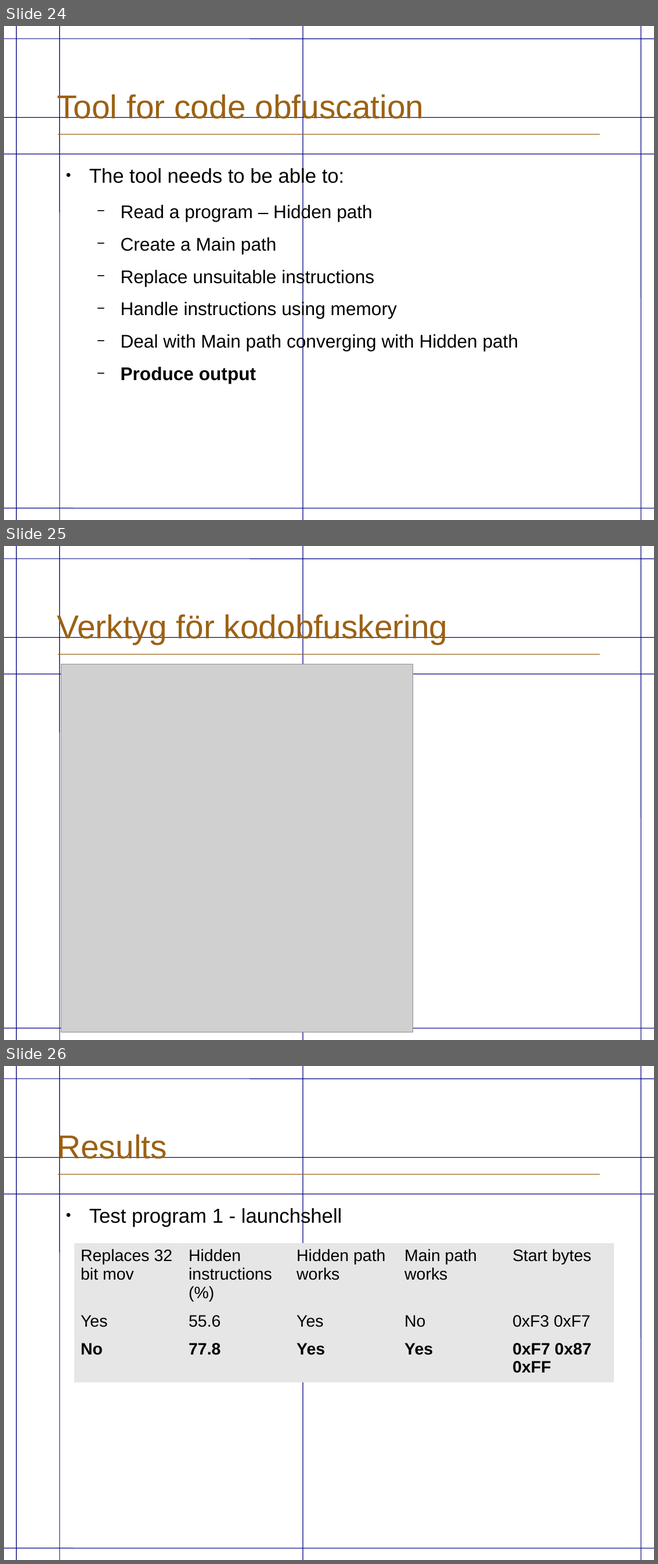
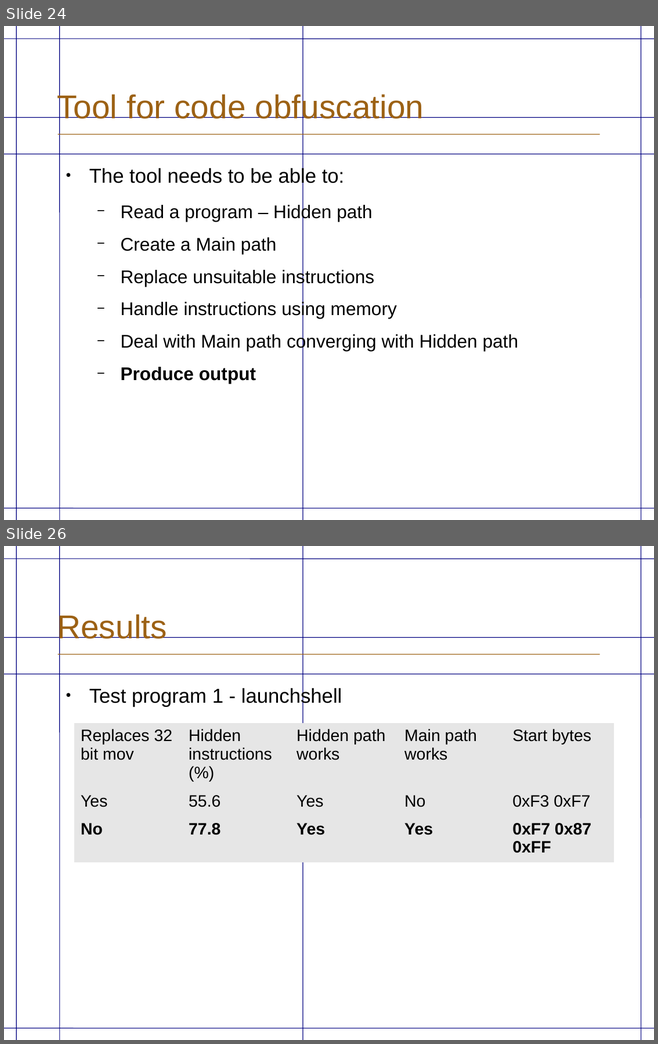
Before and after one commit to eriknylander/exjobb, a slide deck: Presentation/ExjobbPresentation _english.odp. Shown one above the other, each under a label of ours: slides 24, 25 and 26 before the commit, slides 24 and 26 after it; the slides between them are not shown. The pictures are 658x1564 and 658x1044 pixels, drawn with LibreOffice and Linux fonts; fonts in the diff are those of the drawing; grey boxes stand for pictures; background and template pictures are left out. Boxes give left, top, right and bottom in pixels: in the first picture for what was removed or moved away, otherwise in the second. Text is boxed around its words. In the diff, an @@ line names an element or a change of style, - is before the commit and + after.

```diff
--- a/Presentation/ExjobbPresentation _english.odp
+++ b/Presentation/ExjobbPresentation _english.odp
@@ slide 25 removed at bbox=[4, 546, 654, 1040], background #FFFFFF; not listed: 9 template elements that a slide beside it also shows @@
@@ title removed at bbox=[57, 613, 448, 645] @@
-Verktyg för kodobfuskering
@@ picture removed at bbox=[61, 664, 413, 1033] @@
```
Also in this commit, not shown: 2 slides changed, 1 slide added, 1 other file.
